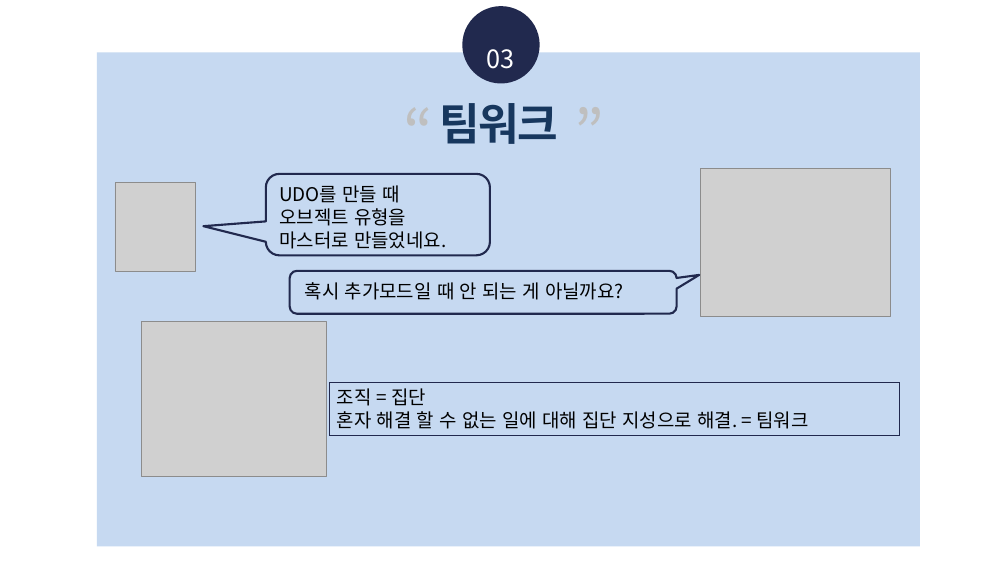
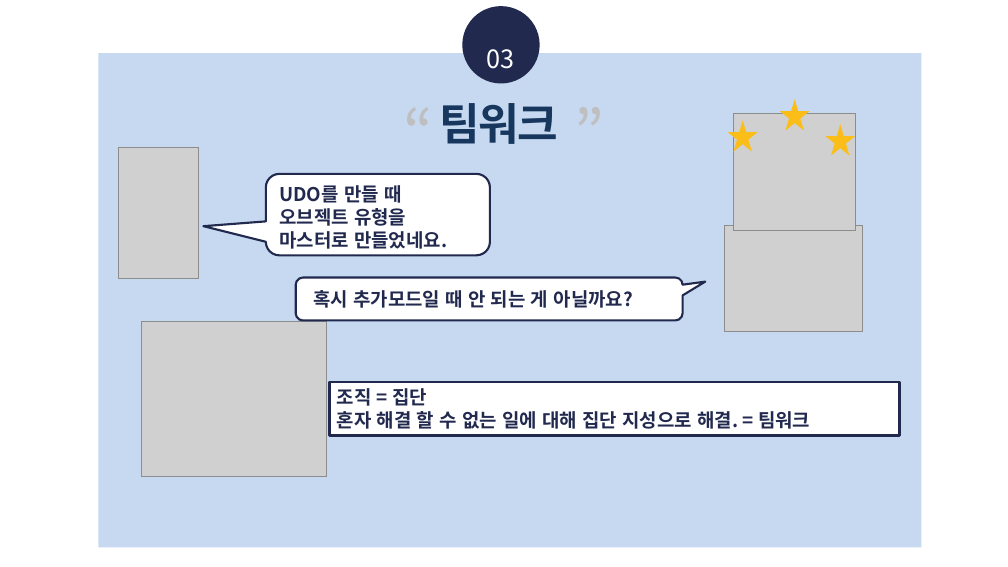
Before and after one commit to KimSolYi/WJ_PRACTICE, a slide deck: slide 14 of 인턴 수행과제 결과발표.pptx (slide 13 before the commit). Drawn at 1008x567 pixels with LibreOffice and Linux fonts; fonts in the diff are those of the drawing; grey boxes stand for pictures; background and template pictures are left out. Boxes give left, top, right and bottom in pixels: in the first picture for what was removed or moved away, otherwise in the second. Text is boxed around its words. In the diff, an @@ line names an element or a change of style, - is before the commit and + after.

```diff
--- a/인턴 수행과제 결과발표.pptx
+++ b/인턴 수행과제 결과발표.pptx
@@ picture: place and size @@
-picture at [701, 169, 891, 317]
+picture at [734, 113, 856, 231]
@@ star added at [780, 99, 810, 130], fill #FBBE18 @@
@@ picture: place and size @@
-picture at [115, 183, 195, 271]
+picture at [119, 147, 199, 278]
@@ star added at [728, 120, 758, 151], fill #FBBE18 @@
@@ star added at [826, 124, 855, 155], fill #FBBE18 @@
@@ rounded speech box at [266, 174, 490, 256]: fill none to #FFFFFF @@
@@ text "UDO를 만들 때" at [279, 185, 447, 249]: text colour #000000 to #21294E, bold on @@
@@ picture added at [724, 225, 863, 332] @@
@@ rounded speech box at [296, 278, 683, 321]: fill none to #FFFFFF @@
@@ rounded speech box: place and size @@
-rounded speech box at [290, 271, 677, 314]
+rounded speech box at [296, 278, 683, 321]
@@ text "혹시 추가모드일 때 안 되는 ..." at [313, 290, 633, 308]: text colour #000000 to #21294E, bold on @@
@@ text "혹시 추가모드일 때 안 되는 ...": place and size @@
-text "혹시 추가모드일 때 안 되는 ..." at [305, 282, 624, 300]
+text "혹시 추가모드일 때 안 되는 ..." at [313, 290, 633, 308]
@@ rectangle "조직 = 집단" at [330, 382, 900, 436]: text colour #000000 to #21294E, bold on; fill none to #FFFFFF; outline #21294E 0.75 pt to #21294E 2.25 pt @@
```
Also in this commit, not shown: 11 other slides changed, 1 slide added, 1 other file.
